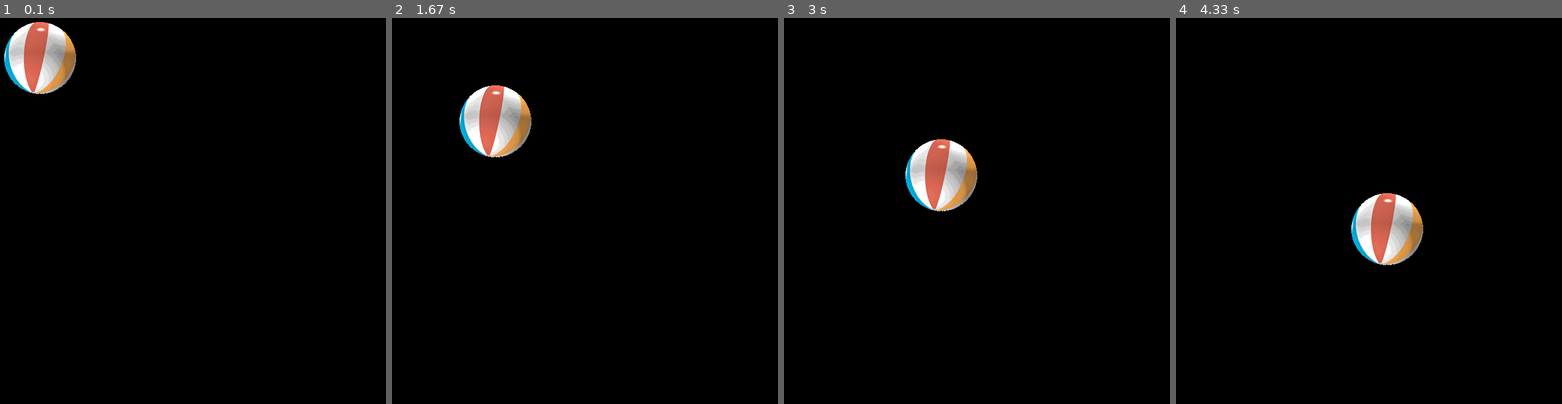
Above: before the commit, frames 1-4 (left to right).
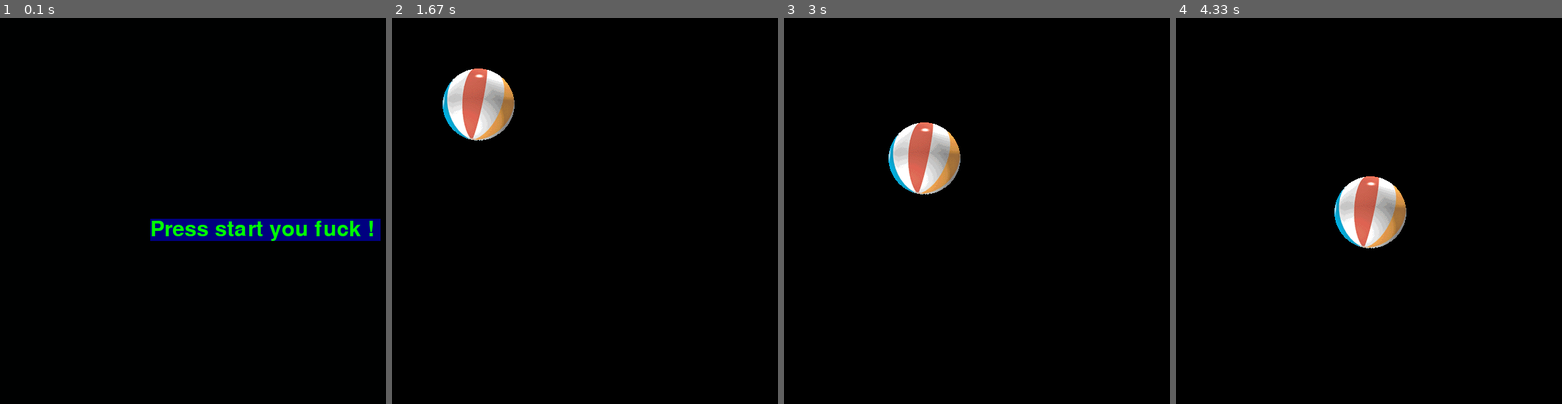
Above: after the commit, the same moments.

Repository: Q-ro/PyGameEngine
Game: pygame game, started from main.py
The game is run twice, just before and just after one commit, with the same random seed, the same clock (stepped at 60 frames per second) and the same inputs.
Inputs:
- Up to frame 1 (0.1 s): no input
- Up to frame 2 (1.67 s): hold Up 0.33-0.8 s; hold Up 0.83-1.2 s
- Up to frame 3 (3 s): no input
- Up to frame 4 (4.33 s): no input

The runs differ from the first frame. In frame 1, 6.1% of the frame differs, in the area x 1-99%, y 1-58%; in frame 2, 3.8%; in frame 3, 3.8%; in frame 4, 3.8%.

Commit message:
Improved code, added the ability to change scenes modularly musing events

Diff:
--- a/ball.py
+++ b/GameObjects/ball.py
@@ -5,9 +5,10 @@
 '''
 
 from pygame.locals import *
+from GameObjects.baseGameObject import BaseGameObject
 
 
-class Ball:
+class Ball(BaseGameObject):
     pos = 0  # The ball's current position
     ball = 0  # The ball's image
     ballrect = 0  # The ball bounding box
@@ -22,6 +23,10 @@
         self.xBound = xBound
         self.yBound = yBound
 
+    def on_loop(self):
+        self.ball.moveBall()
+        pass
+
     def moveBall(self):
         self.ballrect = self.ballrect.move(self.speed)
         self.bounceBall()
--- /dev/null
+++ b/GameObjects/baseGameObject.py
@@ -0,0 +1,10 @@
+"""
+Author: Andres Mrad (Q-ro)
+Date: Wednesday 05/February/2020 @ 20:11:15
+Description:  The base class for any gameobject/actor inside the game
+"""
+
+class BaseGameObject:
+
+    def on_loop(self):
+        pass
--- /dev/null
+++ b/Scenes/ballScene.py
@@ -0,0 +1,32 @@
+"""
+Author: Andres Mrad (Q-ro)
+Date: Tuesday 04/February/2020 @ 16:37:20
+Description:  A scene containing a ball bouncing aroun the screen
+"""
+
+from Scenes.sceneBase import SceneBase
+from GameObjects.ball import Ball  #Add the ball class
+
+
+class BallScene(SceneBase):
+
+    ball = 0  # A reference to a ball object to be bounced across the screen
+
+    def __init__(self, pygame, width, height):
+        backgroundColor = 0, 0, 0
+        # self._display_surf.fill(black)
+        SceneBase.__init__(self, backgroundColor, 0, width, height)
+        self.ball = Ball(pygame.image.load("intro_ball.gif"), [1.9, 1.1],
+                         self._width, self._height)
+
+    def on_event(self,event,pygame):
+            pass
+
+    def on_loop(self):
+        self.ball.moveBall()
+        pass
+
+    def on_render(self, display_surf):
+        SceneBase.on_render(self,display_surf)
+        display_surf.blit(self.ball.ball, self.ball.ballrect)
+        pass
--- /dev/null
+++ b/Scenes/menuScene.py
@@ -0,0 +1,52 @@
+"""
+Author: Andres Mrad (Q-ro)
+Date: Thursday 06/February/2020 @ 10:59:15
+Description:  Main Menu for the test game
+"""
+
+from Scenes.sceneBase import SceneBase
+from events.customEvents import CUSTOM_EVENTS_DIC
+
+
+class MenuScene(SceneBase):
+
+    textToDisplay = "Main Menu"
+    menuItems = ["New Game, Load Game, Options, Exit"]
+    currentMenuItem = 0
+    green = (0, 255, 0)
+    blue = (0, 0, 128)
+    text = 0
+    textRect = 0
+
+    def __init__(self, pygame, width, height):
+        backgroundColor = 0, 1, 1
+        SceneBase.__init__(self, backgroundColor, 0, width, height)
+        font = pygame.font.Font('freesansbold.ttf', 32)
+        self.text = font.render('Press start you fuck ! ', True, self.green,
+                                self.blue)
+        self.textRect = self.text.get_rect()
+
+        # set the center of the rectangular object.
+        self.textRect.center = (self._width // 2, self._height // 2)
+        pass
+
+    def on_lopp(self):
+
+        pass
+
+    def on_event(self, event, pygame):
+        keys = pygame.key.get_pressed()
+        if keys[pygame.K_UP]:
+            # print(event)
+            # CHANGE_SCENE_EVENT = pygame.USEREVENT+1 # A custome event that let's the program know what scene to switch to
+            changeScene = pygame.event.Event(
+                CUSTOM_EVENTS_DIC['CHANGE_SCENE_EVENT'], sceneIndex=1)
+            # changeScene = pygame.event.Event(CHANGE_SCENE_EVENT, sceneIndex = 1)
+            pygame.event.post(changeScene)
+        pass
+
+    def on_render(self, display_surf):
+        SceneBase.on_render(self, display_surf)
+        # display_surf.blit(self.ball.ball, self.ball.ballrect)
+        display_surf.blit(self.text, self.textRect)
+        pass
--- /dev/null
+++ b/Scenes/sceneBase.py
@@ -0,0 +1,28 @@
+'''
+Author: Andres Mrad (Q-ro)
+Date: Tuesday/November/2019 @ 16:56:19
+Description: Defines the base class for the game engine scenes
+'''
+
+
+class SceneBase:
+    _backgroundColor = None
+    _backgroundImage = None
+    _width = 0
+    _height = 0
+
+    def __init__(self, color, image, width, height):
+        self._backgroundColor = color
+        self._backgroundImage = image
+        self._width = width
+        self._height = height
+
+    def on_event(self,event,pygame):
+        pass
+
+    def on_loop(self):
+        pass
+
+    def on_render(self, display_surf):
+        display_surf.fill(self._backgroundColor)
+        pass
--- /dev/null
+++ b/events/customEvents.py
@@ -0,0 +1,12 @@
+"""
+Author: Andres Mrad (Q-ro)
+Date: Thursday 13/February/2020 @ 10:40:36
+Description:  A dictionary that defines all the custom events for the game engine
+"""
+import pygame
+
+CUSTOM_EVENTS_DIC = {
+    'CHANGE_SCENE_EVENT': pygame.USEREVENT +
+    1,  # A custome event that let's the program know what scene to switch to
+    'EXIT_GAME_EVENT': pygame.QUIT,  # A custome event that let's the program know it's time to shut itself down
+}
--- a/main.py
+++ b/main.py
@@ -4,40 +4,67 @@
 Description: A simple OOP game engine for python using pygames
 '''
 
-
-
-from ball import Ball  #Add the ball class
 import pygame
+from Scenes.ballScene import BallScene
+from Scenes.menuScene import MenuScene
 
 
 class App:
-    scenes = []  # A list containing all the game scenes
-    ball = 0  # A reference to a ball object to be bounced across the screen
+    # PLAYERDEAD = USEREVENT+2
+    # creating the event
+    # CATONKEYBOARD = pygame.USEREVENT+1
+    # my_event = pygame.event.Event(CATONKEYBOARD, message="Bad cat!")
+    # pygame.event.post(my_event)
+    # CHANGE_SCENE_EVENT = pygame.USEREVENT+1 # A custome event that let's the program know what scene to switch to
+    _scenes = []  # A list containing all the game scenes
+    _currentScene = 0  # the scene being currently displayed
+    _currentSceneIndex = 0  # the scene being currently displayed
+    _display_surf = None
 
     def __init__(self):
         self._running = True
         self._display_surf = None
         self.size = self.width, self.height = 800, 640
-        self.ball = Ball(pygame.image.load("intro_ball.gif"), [1.9, 1.1],
-                         self.width, self.height)
+        pygame.display.set_caption('Test python game')
+
+    def init_scenes(self, parameter_list):
+        self._currentSceneIndex = 0
+        self._scenes.append(MenuScene(pygame, self.width, self.height))
+        self._scenes.append(BallScene(pygame, self.width, self.height))
+        self._currentScene = self._scenes[self._currentSceneIndex]
+
+        pass
 
     def on_init(self):
         pygame.init()
         self._display_surf = pygame.display.set_mode(
             self.size, pygame.HWSURFACE | pygame.DOUBLEBUF)
         self._running = True
+        self.init_scenes(self)
 
     def on_event(self, event):
-        if event.type == pygame.QUIT:
+        keys = pygame.key.get_pressed()
+
+        if (event.type == pygame.QUIT) or (keys[pygame.K_ESCAPE]):
             self._running = False
 
+        if event.type == pygame.USEREVENT + 1:
+            self.on_change_scene(event.sceneIndex)
+
+        self._currentScene.on_event(event, pygame)
+
+    def on_change_scene(self, sceneIndex):
+        print("CAMBIO")
+        print(sceneIndex)
+        print(self._currentSceneIndex)
+        self._currentSceneIndex = sceneIndex
+        self._currentScene = self._scenes[self._currentSceneIndex]
+
     def on_loop(self):
-        self.ball.moveBall()
+        self._currentScene.on_loop()
 
     def on_render(self):
-        black = 0, 0, 0
-        self._display_surf.fill(black)
-        self._display_surf.blit(self.ball.ball, self.ball.ballrect)
+        self._currentScene.on_render(self._display_surf)
         pygame.display.flip()
 
     def on_cleanup(self):
--- a/scene.py
+++ /dev/null
@@ -1,14 +0,0 @@
-'''
-Author: Andres Mrad (Q-ro)
-Date: Tuesday/November/2019 @ 16:56:19
-Description: Defines the base class for the game engine scenes
-'''
-
-
-class SceneBase:
-    backgroundColor = 0
-    backgroundImage = 0
-
-    def __init__(self, color, image):
-        self.backgroundColor = color
-        self.backgroundImage = image
Not shown, changed: readme.md
